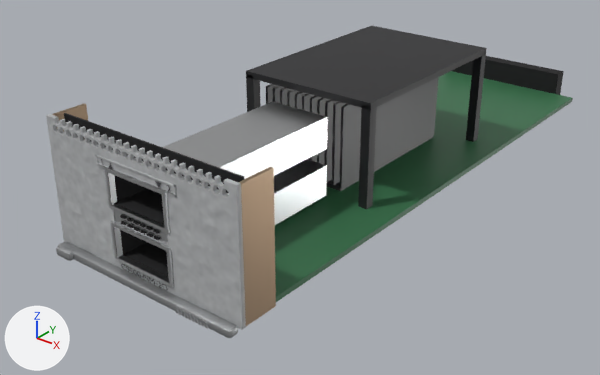
Renders of the glTF model danbyte/assets/Cisco/C9500-NM-2Q.glb from each side of a commit.
Before and after are seen from a camera (50 mm lens) standing at (0.143, -0.116, 0.114) and looking at (-0.011, 0.076, -0.004). The lights are fixed; the arrows at lower left show +X, +Y and +Z. The picture after the commit comes second. Where no turn or scale is listed for an object, it has been applied to the vertices. Vertices at exactly the same position are counted once.
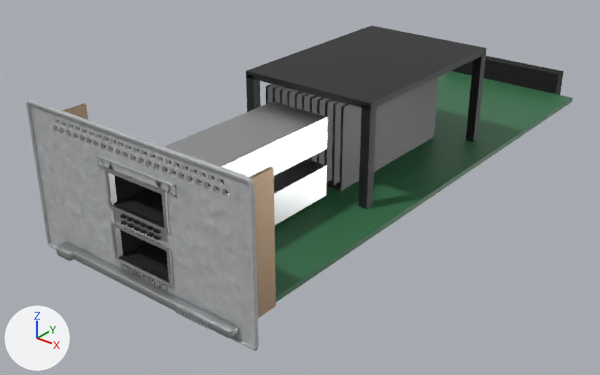
Where the newer file only moved an object's origin or applied its transform, the numbers keep the older frame.

Where the change shows, as pixel boxes (x1, y1, x2, y2) in the pictures (600 x 375 px; the box of a moved part takes in the faces that stretch with it):
'Mesh_0', reshaped: before (46, 26, 573, 338); after (26, 26, 573, 351)
part 1 of me_mesh_0, added: after (26, 99, 259, 351)
part 2 of me_mesh_0, moved or reshaped: before (58, 164, 185, 317); after (27, 98, 327, 351)

What the commit changed:
me_mesh_0 is used by ob_mesh_0; location (-0.0331, 0.1997, -0.0007).
me_mesh_0 had 3338 vertices, 4611 faces and spanned x 0.0..0.066, y -0.205..0.0, z 0.0..0.039.
me_mesh_0 now has 3447 vertices, 4781 faces and spans x -0.007..0.071, y -0.205..0.0, z -0.002..0.042.
me_mesh_0 part 1: a new loose piece of 100 vertices spanning x -0.007..0.071, y -0.201..-0.2, z -0.002..0.042, in mat_dbt_chassis_metal.
me_mesh_0 part 2: 47 vertices moved within x 0.002..0.044, y -0.203..-0.156, z 0.002..0.03; 65 vertices removed from x 0.002..0.05, y -0.204..-0.138, z 0.0..0.031; 70 vertices added at x -0.007..0.071, y -0.204..-0.138, z -0.002..0.042.
Other edits to the shape of me_mesh_0 do not show in these pictures.
